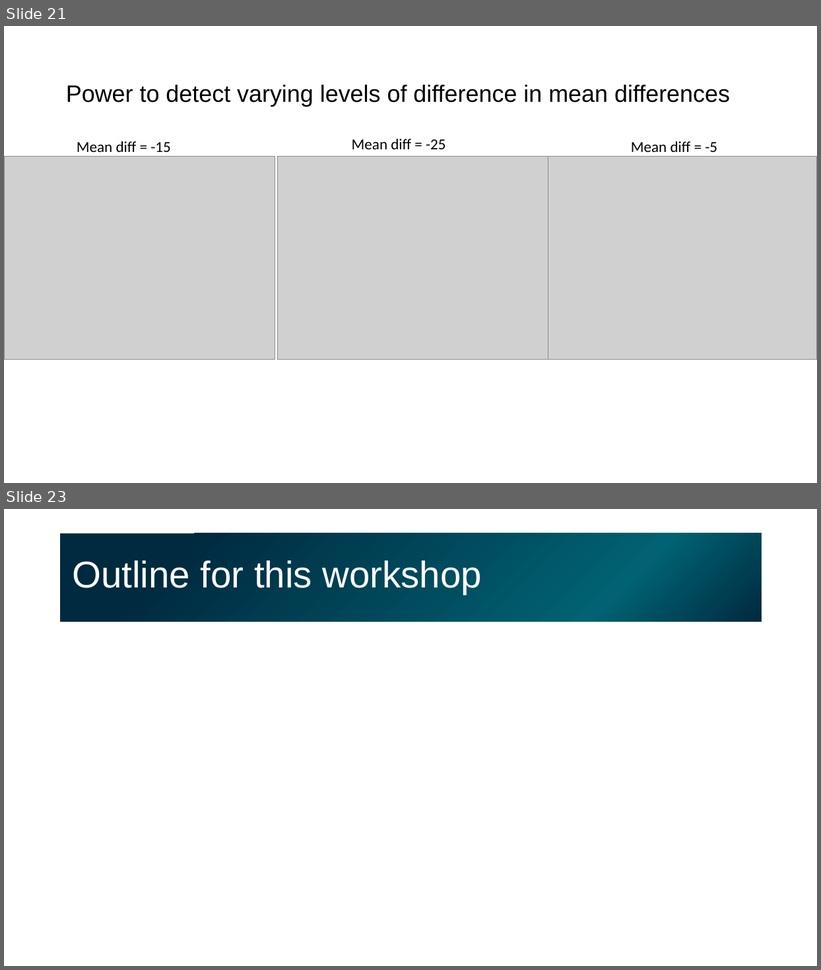
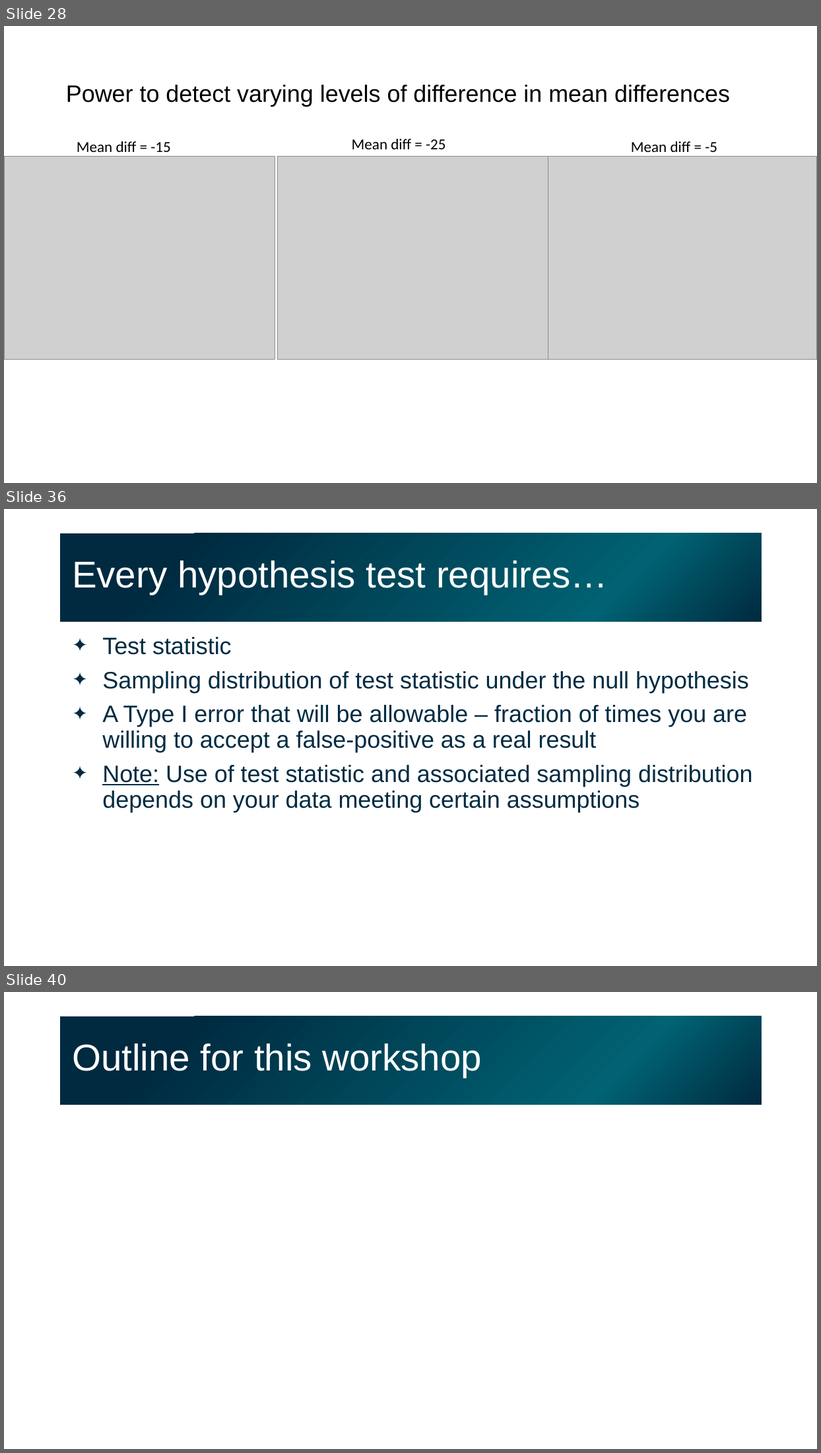
Before and after one commit to gladstone-institutes/Bioinformatics-Workshops, a slide deck: hypothesis-testing/HypothesisTesting.pptx. Shown one above the other, each under a label of ours: slides 21 and 23 before the commit, slides 28, 36 and 40 after it; the slides between them are not shown. The pictures are 821x970 and 821x1453 pixels, drawn with LibreOffice and Linux fonts; fonts in the diff are those of the drawing; grey boxes stand for pictures. Boxes give left, top, right and bottom in pixels: in the first picture for what was removed or moved away, otherwise in the second. Text is boxed around its words. In the diff, an @@ line names an element or a change of style, - is before the commit and + after.

Commit message:
added slides describing different statistics and sampling distributions

```diff
--- a/hypothesis-testing/HypothesisTesting.pptx
+++ b/hypothesis-testing/HypothesisTesting.pptx
@@ slide 36 added at (4, 509, 817, 966), background #FFFFFF @@
@@ title added at (60, 533, 762, 622), fill gradient #002A40 to #006272, 44 pt, text #FFFFFF @@
+Every hypothesis test requires…
@@ text added at (102, 637, 753, 813), 28 pt, text #002B42 @@
+✦ Test statistic
+✦ Sampling distribution of test statistic under the null hypothesis
+✦ A Type I error that will be allowable – fraction of times you are willing to accept a false-positive as a real result
+✦ Note: Use of test statistic and associated sampling distribution depends on your data meeting certain assumptions
@@ what was slide 21 is now slide 28 @@
@@ what was slide 23 is now slide 40 @@
```
Also in this commit, not shown: 4 slides changed, 17 other slides added, 1 slide removed.
